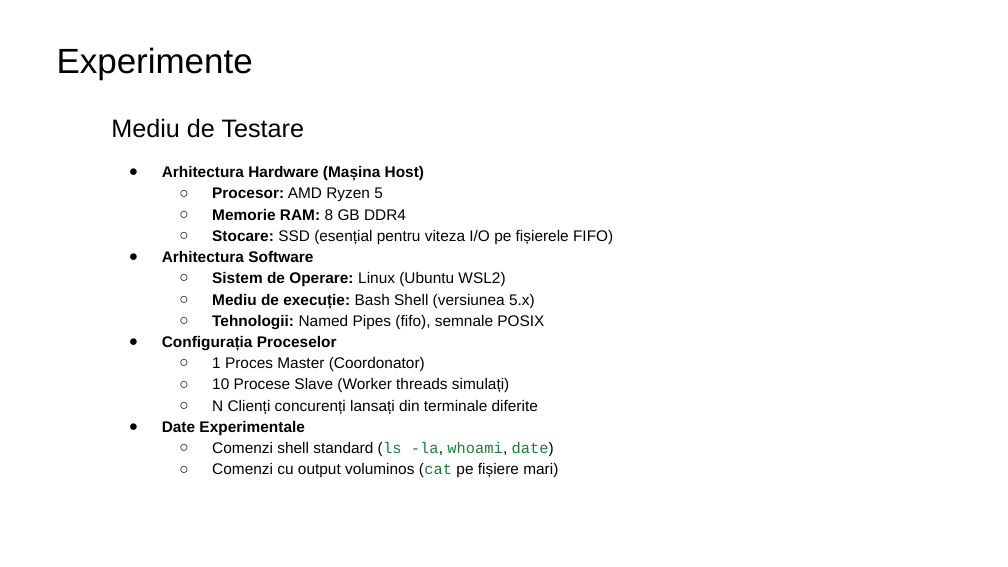
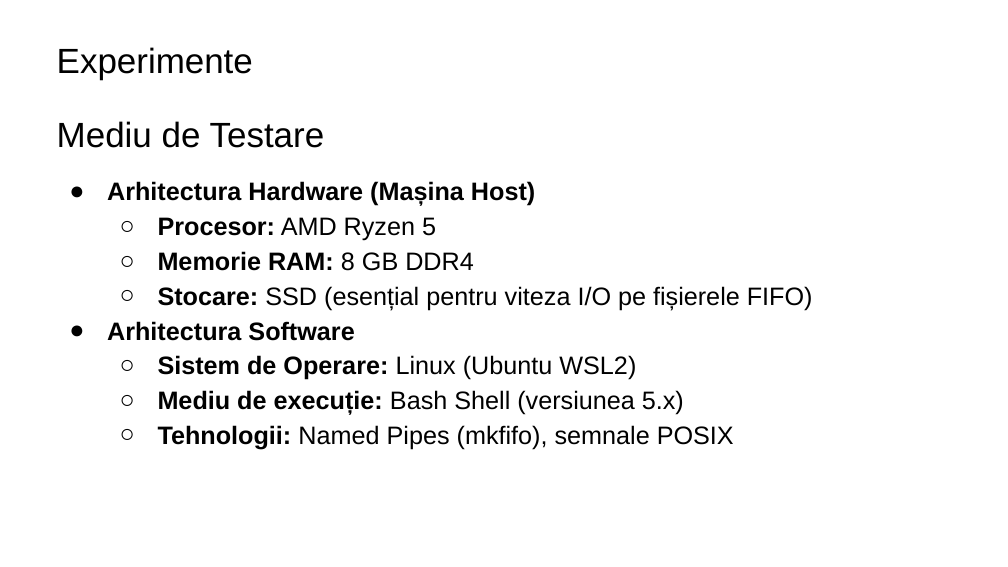
Before and after one commit to chitic05/FIFO-RSHD, a slide deck: slide 10 of FIFO-RSHD.pptx. Drawn at 1008x567 pixels with LibreOffice and Linux fonts; fonts in the diff are those of the drawing. Boxes give left, top, right and bottom in pixels: in the first picture for what was removed or moved away, otherwise in the second. Text is boxed around its words. In the diff, an @@ line names an element or a change of style, - is before the commit and + after.

```diff
--- a/FIFO-RSHD.pptx
+++ b/FIFO-RSHD.pptx
@@ text "Mediu de Testare": place and size @@
-text "Mediu de Testare" at [111,118,613,477]
+text "Mediu de Testare" at [57,121,813,450]
@@ text at [57,121,813,415]: size 18 to 25 pt in "Mediu de Testare"; size 11 to 18 pt in "Arhitectura Hardware (Mașina Host)", "Procesor: AMD Ryzen 5", "Memorie RAM: 8 GB DDR4", "Stocare: SSD (esențial pentru viteza I/O pe ..." and 3 more places; indent changed @@
@@ text at [158,425,734,450]: text changed; size 11 to 18 pt @@
-  ○ Tehnologii: Named Pipes (fifo), semnale POSIX
-● Configurația Proceselor
-  ○ 1 Proces Master (Coordonator)
-  ○ 10 Procese Slave (Worker threads simulați)
-  ○ N Clienți concurenți lansați din terminale diferite
-● Date Experimentale
-  ○ Comenzi shell standard (ls -la, whoami, date)
-  ○ Comenzi cu output voluminos (cat pe fișiere mari)
+  ○ Tehnologii: Named Pipes (mkfifo), semnale POSIX
```
Also in this commit, not shown: 7 other slides changed, 1 slide added, 1 slide removed, 1 other file.
